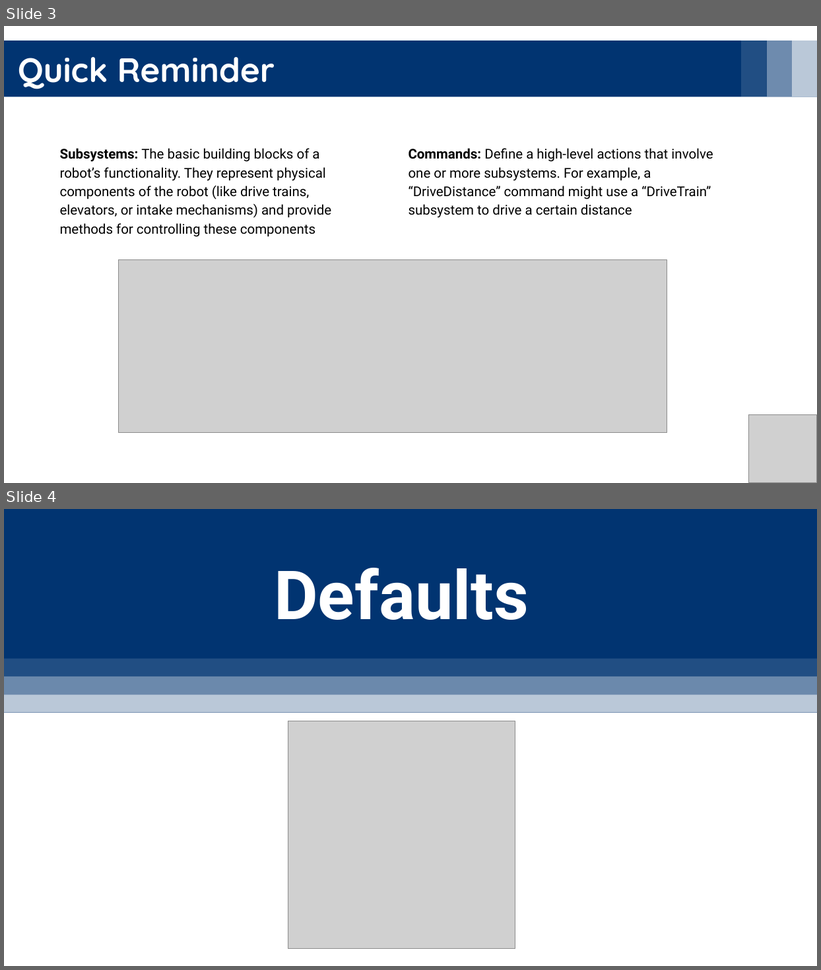
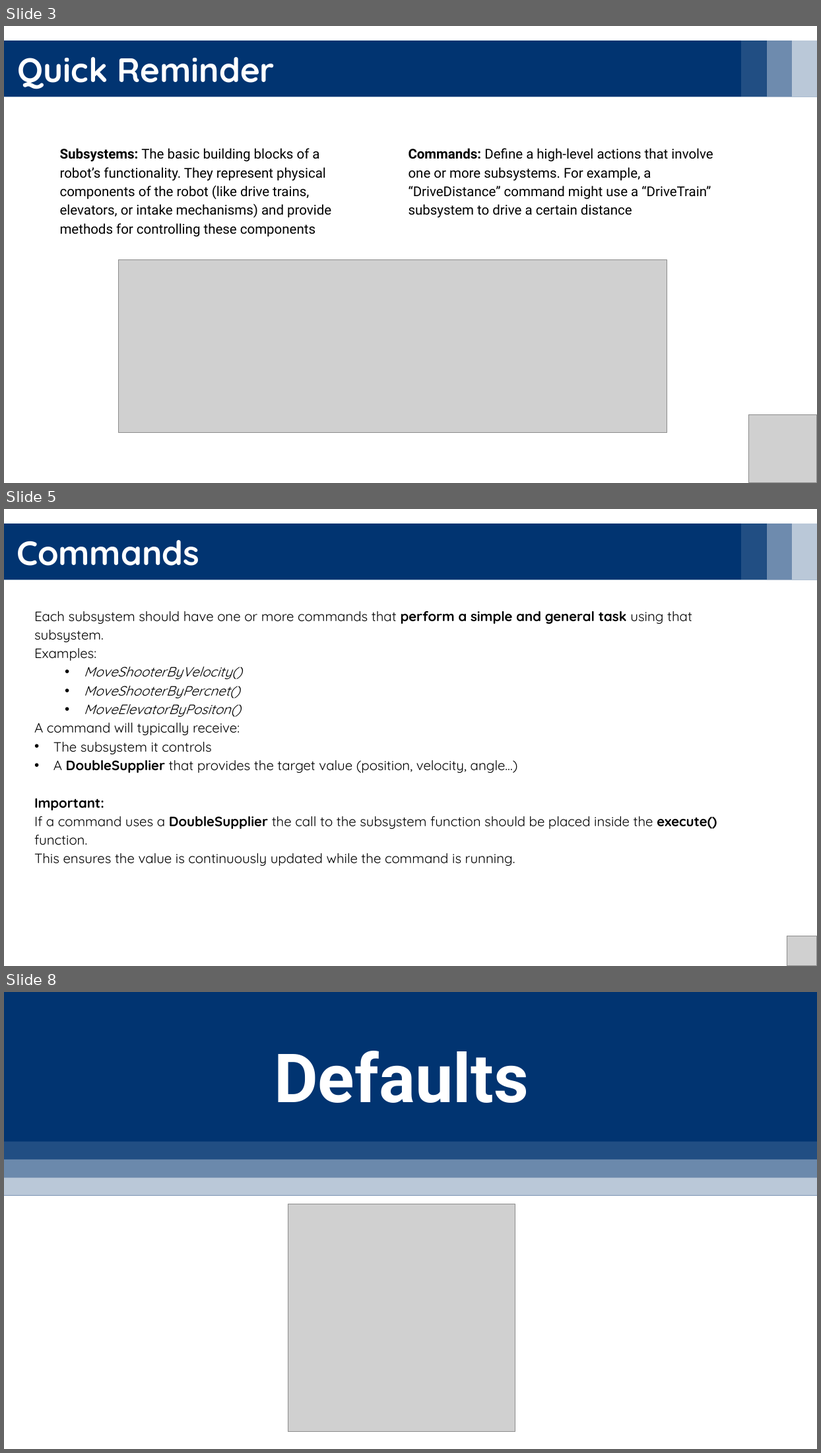
Before and after one commit to YoavRozov/FRC-Programming-Intro, a slide deck: Chapter 2 - Subsystems&Commands/CodeStructure.pptx. Shown one above the other, each under a label of ours: slides 3 and 4 before the commit, slides 3, 5 and 8 after it; the slides between them are not shown. The pictures are 821x970 and 821x1453 pixels, drawn with LibreOffice and Linux fonts; fonts in the diff are those of the drawing; grey boxes stand for pictures. Boxes give left, top, right and bottom in pixels: in the first picture for what was removed or moved away, otherwise in the second. Text is boxed around its words. In the diff, an @@ line names an element or a change of style, - is before the commit and + after.

```diff
--- a/Chapter 2 - Subsystems&Commands/CodeStructure.pptx
+++ b/Chapter 2 - Subsystems&Commands/CodeStructure.pptx
@@ slide 5 added at (4, 509, 817, 966), background #FFFFFF @@
@@ group added at (4, 524, 817, 580): 4 rectangles @@
@@ text added at (17, 540, 199, 566), 40 pt, text #FFFFFF, bold @@
+Commands
@@ text added at (34, 611, 717, 866), 16 pt, text #000000 @@
+Each subsystem should have one or more commands that perform a simple and general task using that subsystem.
+Examples:
+  • MoveShooterByVelocity()
+  • MoveShooterByPercnet()
+  • MoveElevatorByPositon()
+A command will typically receive:
+• The subsystem it controls
+• A DoubleSupplier that provides the target value (position, velocity, angle…)
+Important:
+If a command uses a DoubleSupplier the call to the subsystem function should be placed inside the execute() function.
+This ensures the value is continuously updated while the command is running.
@@ picture added at (788, 937, 817, 966) @@
@@ what was slide 4 is now slide 8 @@
```
Also in this commit, not shown: 3 other slides added.
